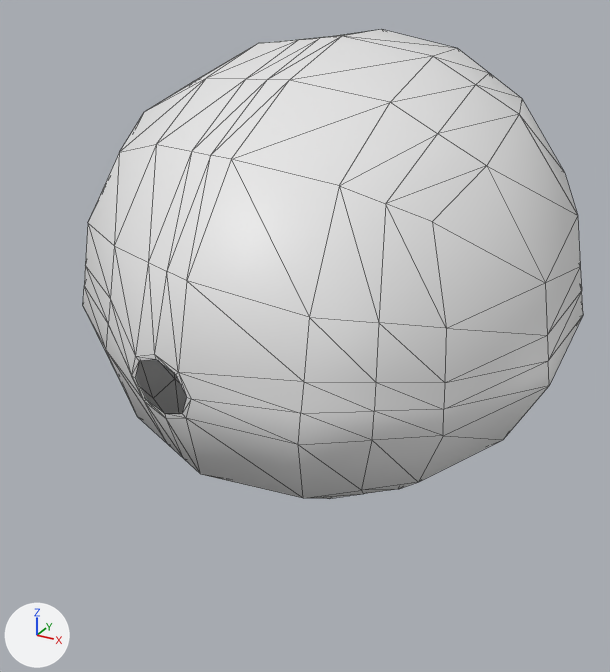
A saved change to the glTF model models/heart_atrium.glb.
Both versions are drawn from a 50 mm camera at (123.0, -246.0, 107.0) aimed at (6.0, -35.0, 1.0). The lights are fixed; the arrows at lower left show +X, +Y and +Z. Mesh edges are drawn as thin lines. Objects named as collision shapes, trigger or cutter boxes, shadow casters or lower levels of detail are left out.

Before the edit, the objects in view are built like this:
```python
me_heartatrium1 = bpy.data.meshes.new('HeartAtrium1')
me_heartatrium1.from_pydata(...)  # 196 vertices, 370 faces; spans x -84.0..83.0, y -103.0..80.0, z -42.0..87.0
ob_heartatrium1 = bpy.data.objects.new('HeartAtrium1', me_heartatrium1)
ob_heartatrium1.location = (0.0, 0.0, 0.0)
```
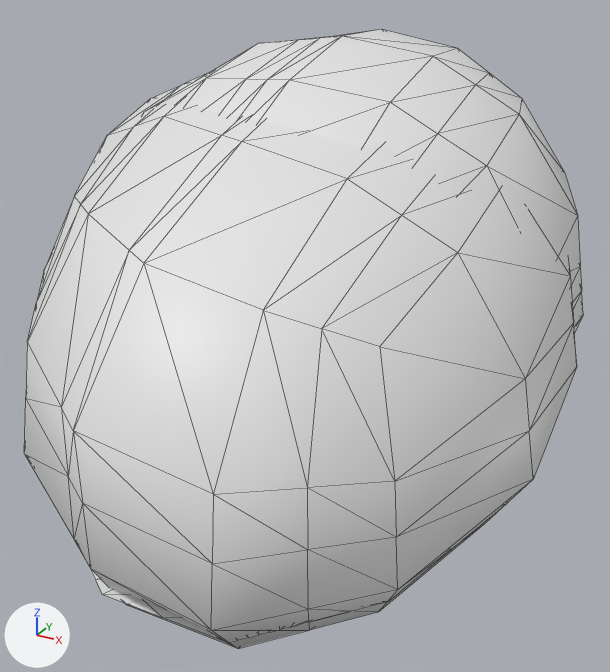
Changed parts and their boxes (x1, y1, x2, y2) in the pictures (610 x 672 px):
'HeartAtrium2', added
    after: (24, 73, 577, 648)
'HeartAtrium2_Water', added
    after: (88, 509, 500, 643)
'HeartAtrium1', unchanged, covered by the edit
    before: (83, 29, 583, 499)
    after: (143, 29, 583, 333)

Patch to the scene script:
```diff
--- a/models/heart_atrium.glb.py
+++ b/models/heart_atrium.glb.py
@@ me_heartatrium2water @@
+me_heartatrium2water.from_pydata(...)  # 171 vertices, 288 faces; spans x -90.0..82.0, y -141.0..82.0, z -17.0..0.0
@@ me_heartatrium2 @@
+me_heartatrium2.from_pydata(...)  # 194 vertices, 372 faces; spans x -102.0..88.0, y -149.0..83.0, z -47.0..77.0
@@ ob_heartatrium2_water @@
+ob_heartatrium2_water = bpy.data.objects.new('HeartAtrium2_Water', me_heartatrium2water)
+ob_heartatrium2_water.location = (0.0, 0.0, 0.0)
@@ ob_heartatrium2 @@
+ob_heartatrium2 = bpy.data.objects.new('HeartAtrium2', me_heartatrium2)
+ob_heartatrium2.location = (0.0, 0.0, 0.0)
```
